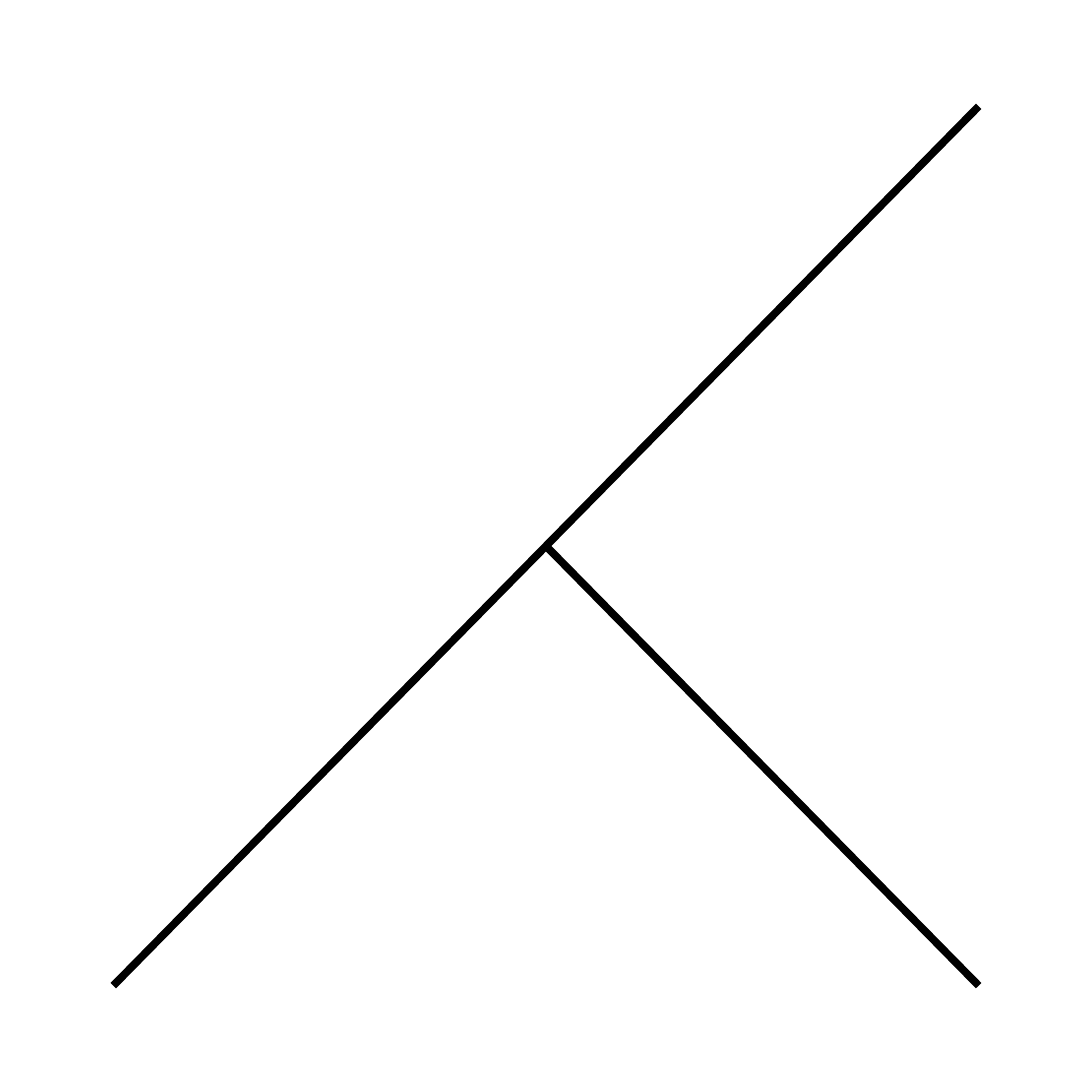
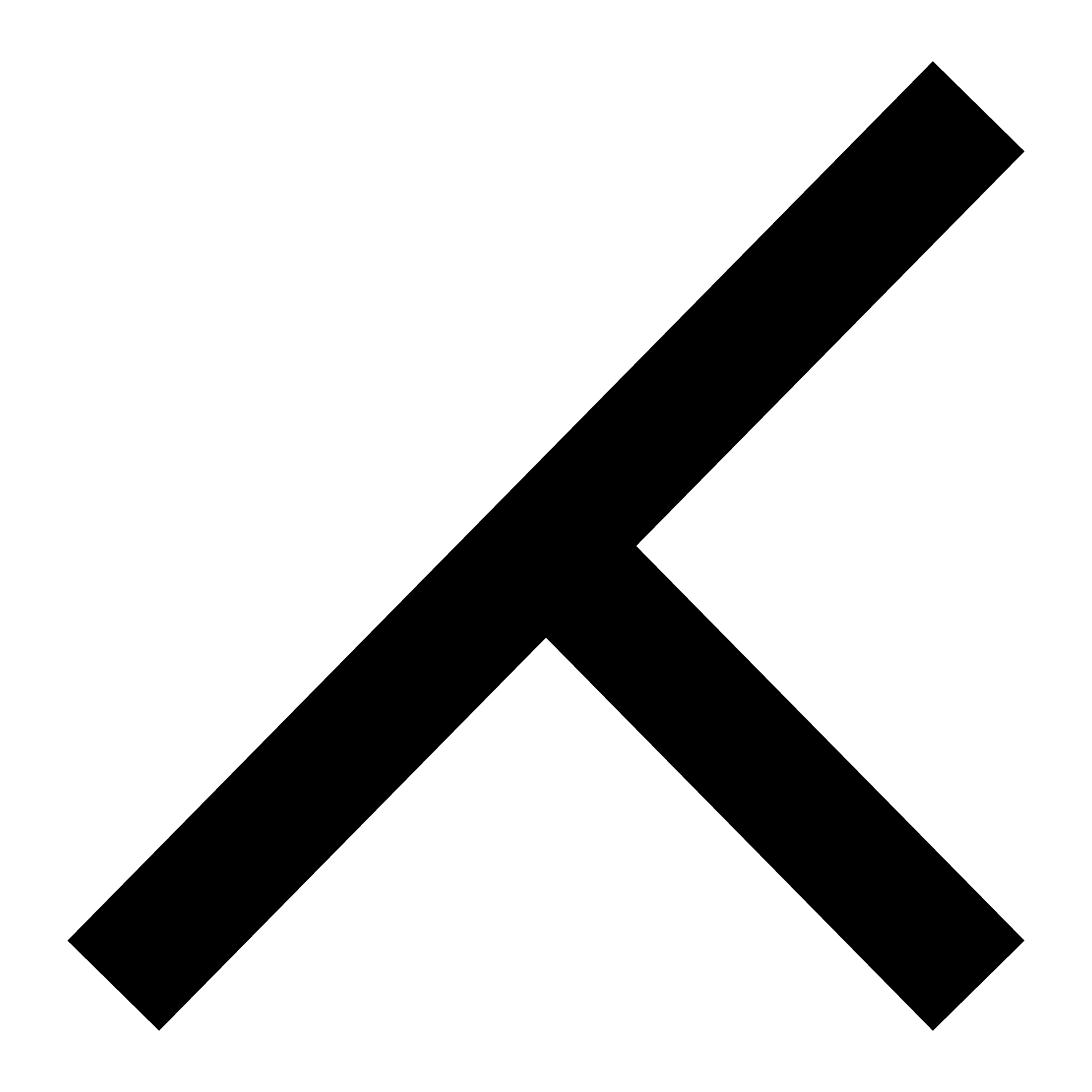
Before and after one commit to K0mork/knittingEditor, a slide deck: slide 1 of powerpoint/left_up_two_one.pptx. Drawn at 1092x1092 pixels with LibreOffice and Linux fonts; fonts in the diff are those of the drawing. Boxes give left, top, right and bottom in pixels: in the first picture for what was removed or moved away, otherwise in the second. Text is boxed around its words. In the diff, an @@ line names an element or a change of style, - is before the commit and + after.

```diff
--- a/powerpoint/left_up_two_one.pptx
+++ b/powerpoint/left_up_two_one.pptx
@@ line (978, 106) - (114, 986): stroke #000000 6 pt to #000000 100 pt @@
@@ line (546, 546) - (978, 986): stroke #000000 6 pt to #000000 100 pt @@
```
Also in this commit, not shown: 41 other files.
